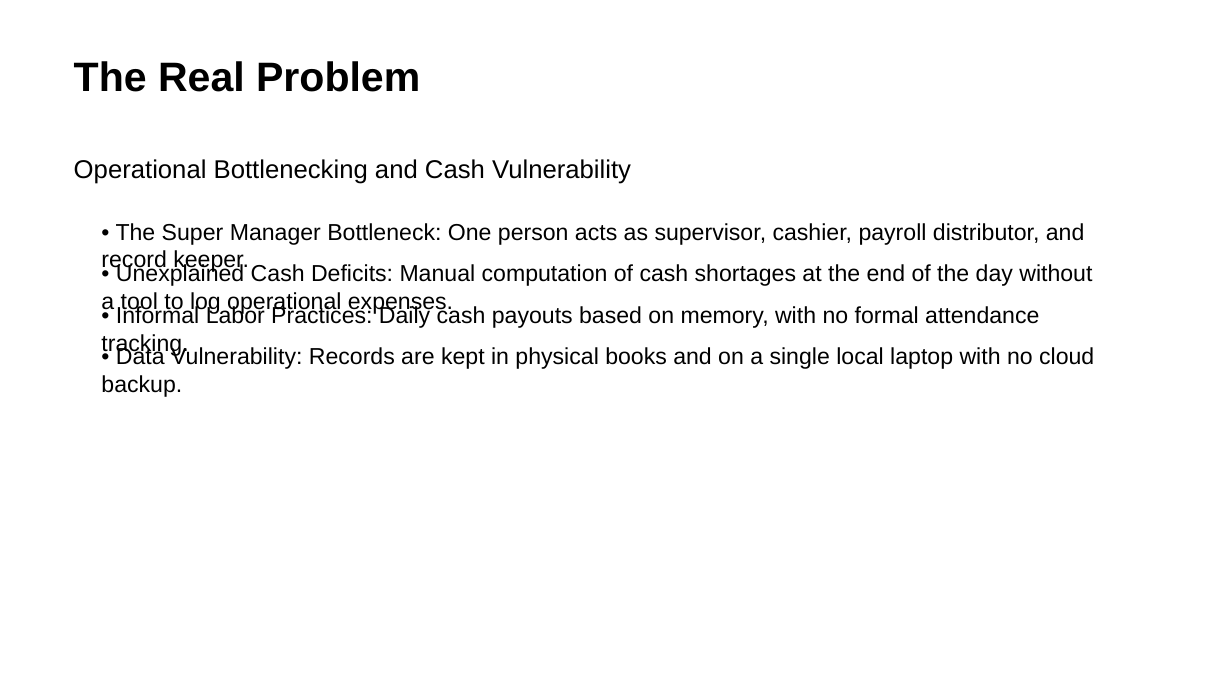
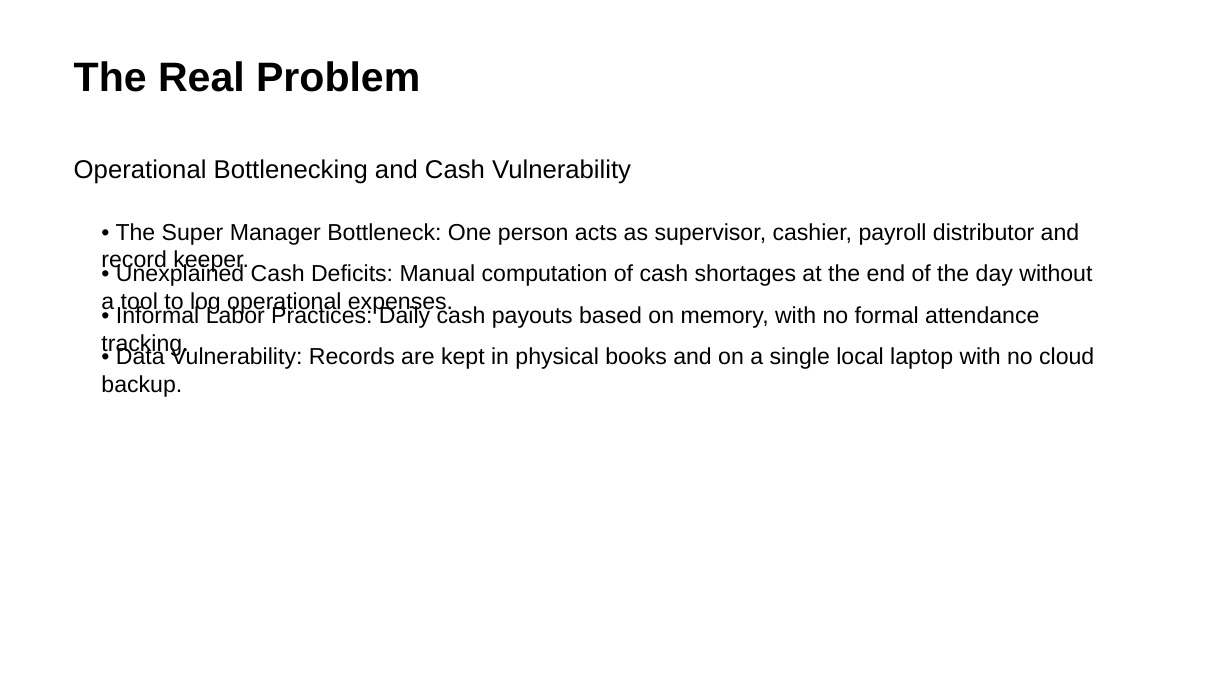
Before and after one commit to mugmarp/requirements-engineering-project-exercise, a slide deck: slide 3 of project_deliverables/PhaseFinal_Grand-Project-Presentation.pptx. Drawn at 1232x693 pixels with LibreOffice and Linux fonts; fonts in the diff are those of the drawing. Boxes give left, top, right and bottom in pixels: in the first picture for what was removed or moved away, otherwise in the second. Text is boxed around its words. In the diff, an @@ line names an element or a change of style, - is before the commit and + after.

```diff
--- a/project_deliverables/PhaseFinal_Grand-Project-Presentation.pptx
+++ b/project_deliverables/PhaseFinal_Grand-Project-Presentation.pptx
@@ text at (101, 223, 1080, 273): text changed @@
-• The Super Manager Bottleneck: One person acts as supervisor, cashier, payroll distributor, and record keeper.
+• The Super Manager Bottleneck: One person acts as supervisor, cashier, payroll distributor and record keeper.
```
Also in this commit, not shown: 4 other slides changed, 6 other files.
